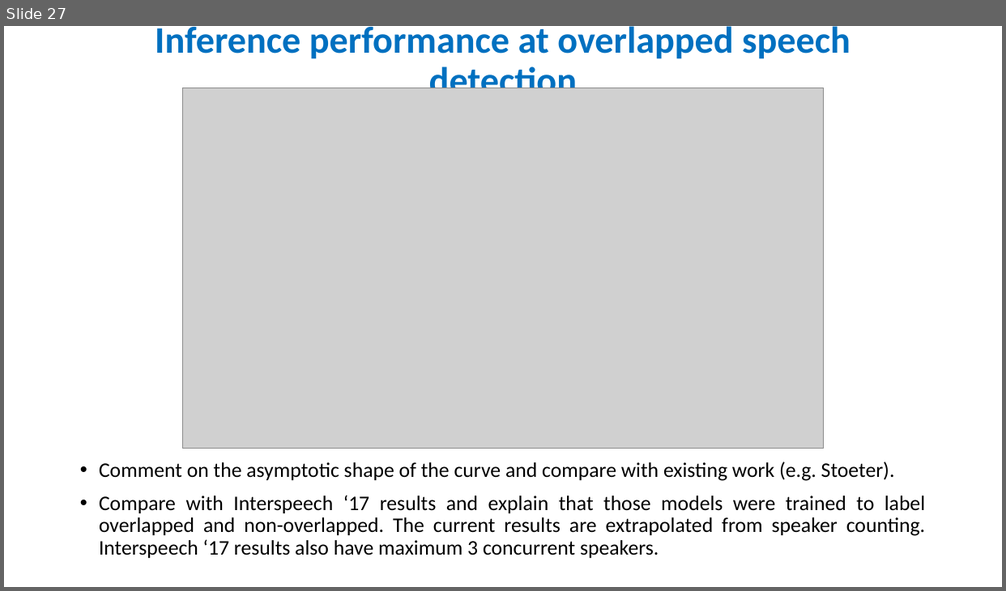
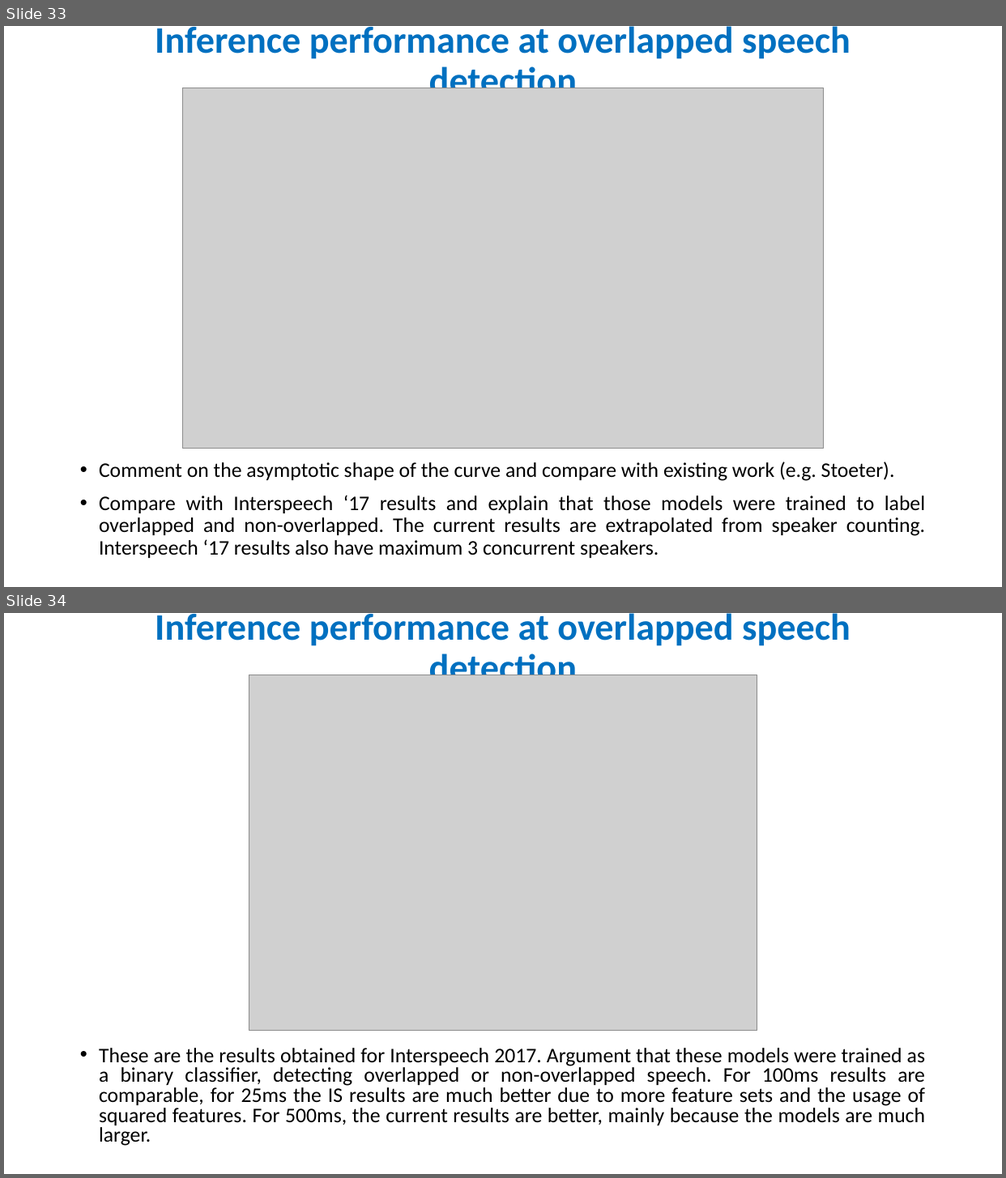
Before and after one commit to valentinandrei/saa_experiments, a slide deck: paper_writing/TOC.pptx. Shown one above the other, each under a label of ours: slide 27 before the commit, slides 33 and 34 after it. The pictures are 1006x591 and 1006x1178 pixels, drawn with LibreOffice and Linux fonts; fonts in the diff are those of the drawing; grey boxes stand for pictures. Boxes give left, top, right and bottom in pixels: in the first picture for what was removed or moved away, otherwise in the second. Text is boxed around its words. In the diff, an @@ line names an element or a change of style, - is before the commit and + after.

```diff
--- a/paper_writing/TOC.pptx
+++ b/paper_writing/TOC.pptx
@@ slide 34 added at bbox=[4, 613, 1002, 1174], background #FFFFFF @@
@@ title added at bbox=[155, 613, 850, 675], 36 pt, text #0070C0, bold @@
+Inference performance at overlapped speech detection
@@ picture added at bbox=[249, 675, 757, 1031] @@
@@ text added at bbox=[99, 1048, 925, 1146], 20 pt, text #000000 @@
+• These are the results obtained for Interspeech 2017. Argument that these models were trained as a binary classifier, detecting overlapped or non-overlapped speech. For 100ms results are comparable, for 25ms the IS results are much better due to more feature sets and the usage of squared features. For 500ms, the current results are better, mainly because the models are much larger.
@@ what was slide 27 is now slide 33 @@
```
Also in this commit, not shown: 5 slides changed, 5 other slides added, 1 slide removed, 1 other file.
